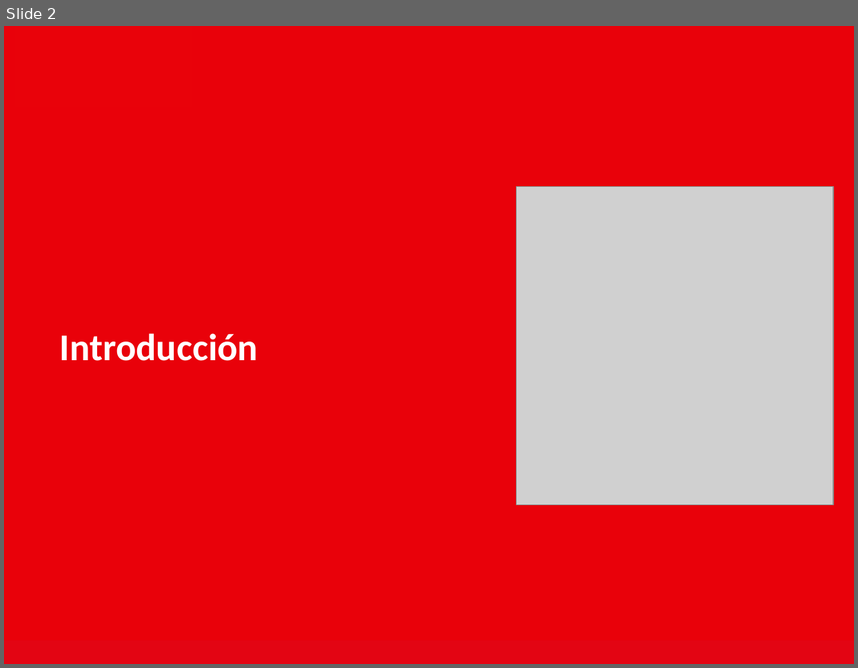
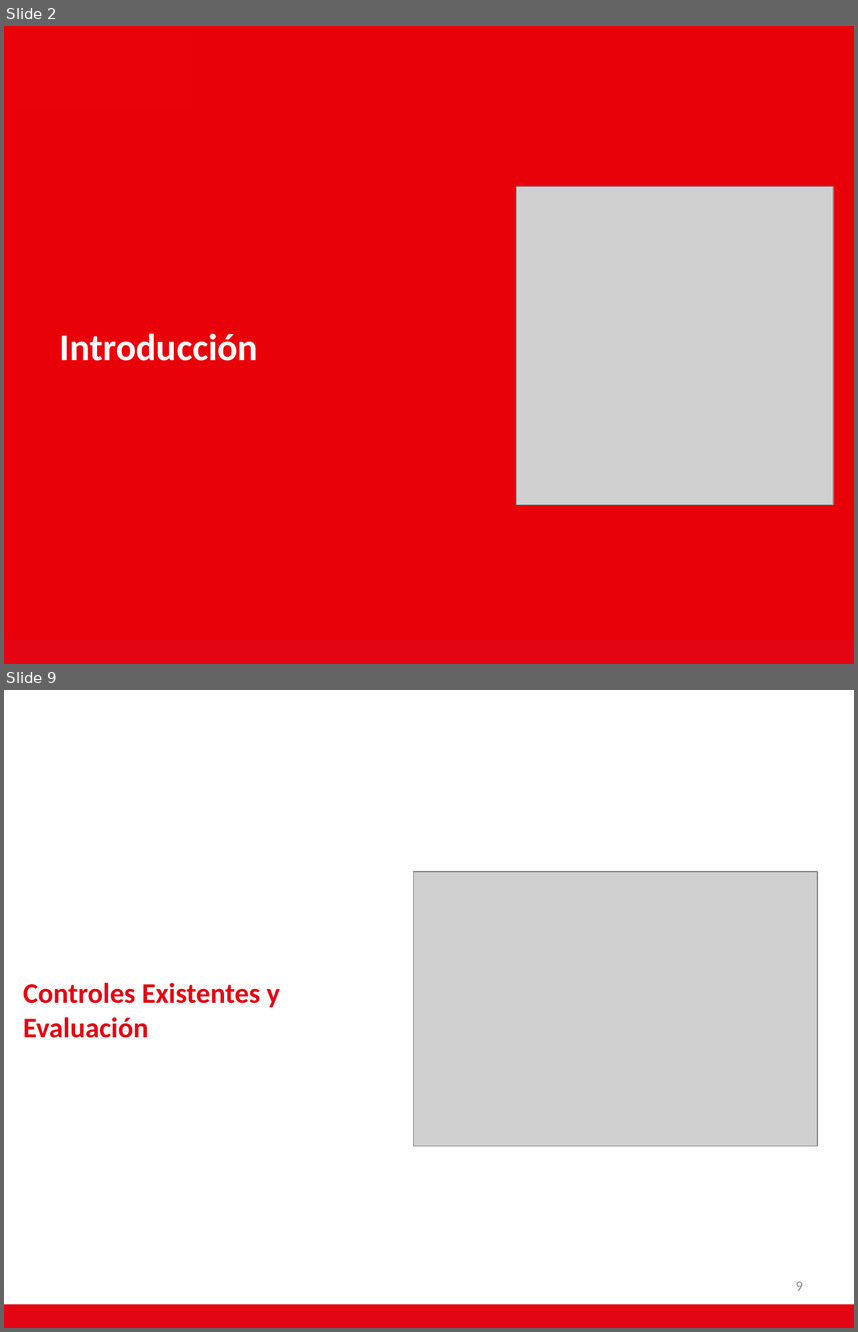
Before and after one commit to AdNNNN/inacap.2019, a slide deck: trabajos.inacap.2019/Seguridad y auditoria informática/Unidad 3/Planilla Editable.pptx. Shown one above the other, each under a label of ours: slide 2 before the commit, slides 2 and 9 after it; the slides between them are not shown. The pictures are 858x668 and 858x1332 pixels, drawn with LibreOffice and Linux fonts; fonts in the diff are those of the drawing; grey boxes stand for pictures; background and template pictures are left out. Boxes give left, top, right and bottom in pixels: in the first picture for what was removed or moved away, otherwise in the second. Text is boxed around its words. In the diff, an @@ line names an element or a change of style, - is before the commit and + after.

```diff
--- a/trabajos.inacap.2019/Seguridad y auditoria informática/Unidad 3/Planilla Editable.pptx
+++ b/trabajos.inacap.2019/Seguridad y auditoria informática/Unidad 3/Planilla Editable.pptx
@@ slide 9 added at <box>4,690,854,1328</box>, background #FFFFFF; not listed: 1 template element that a slide beside it also shows @@
@@ picture added at <box>414,872,818,1147</box> @@
@@ title added at <box>23,983,280,1038</box>, 24 pt, text #E30513, bold @@
+Controles Existentes y Evaluación
@@ page number added at <box>796,1281,803,1290</box>, 12 pt, text #8C8C8C @@
+9
```
Also in this commit, not shown: 3 slides changed, 9 other slides added, 6 slides removed, 12 other files.
